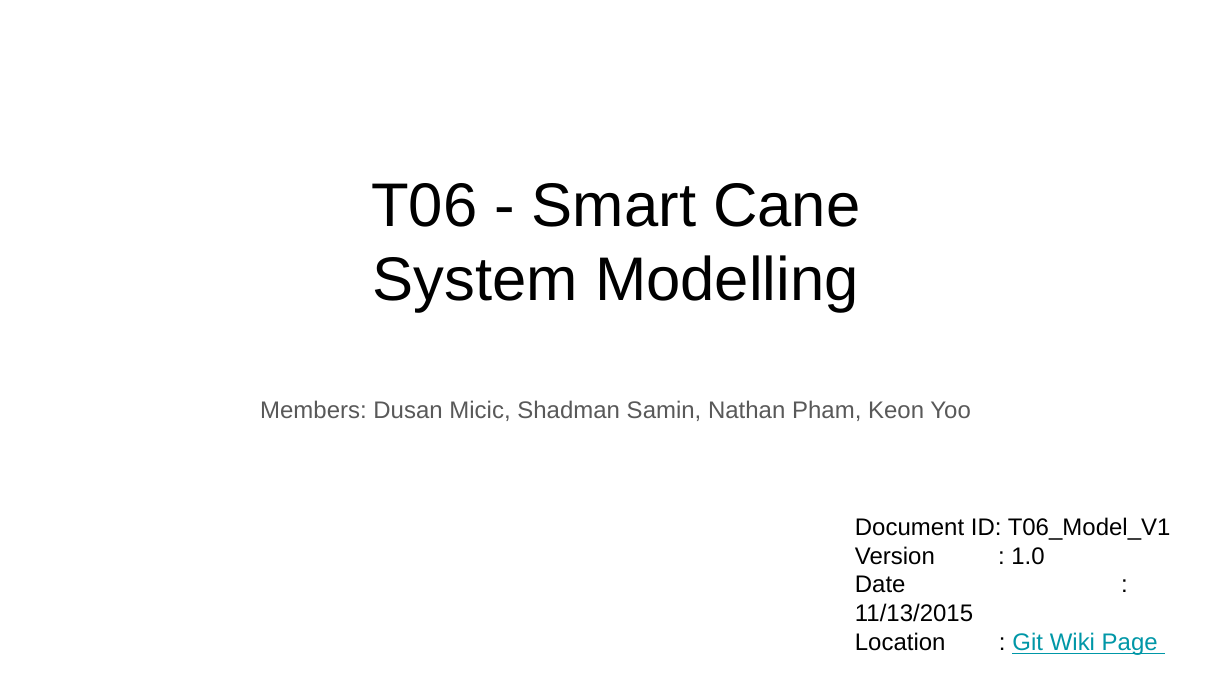
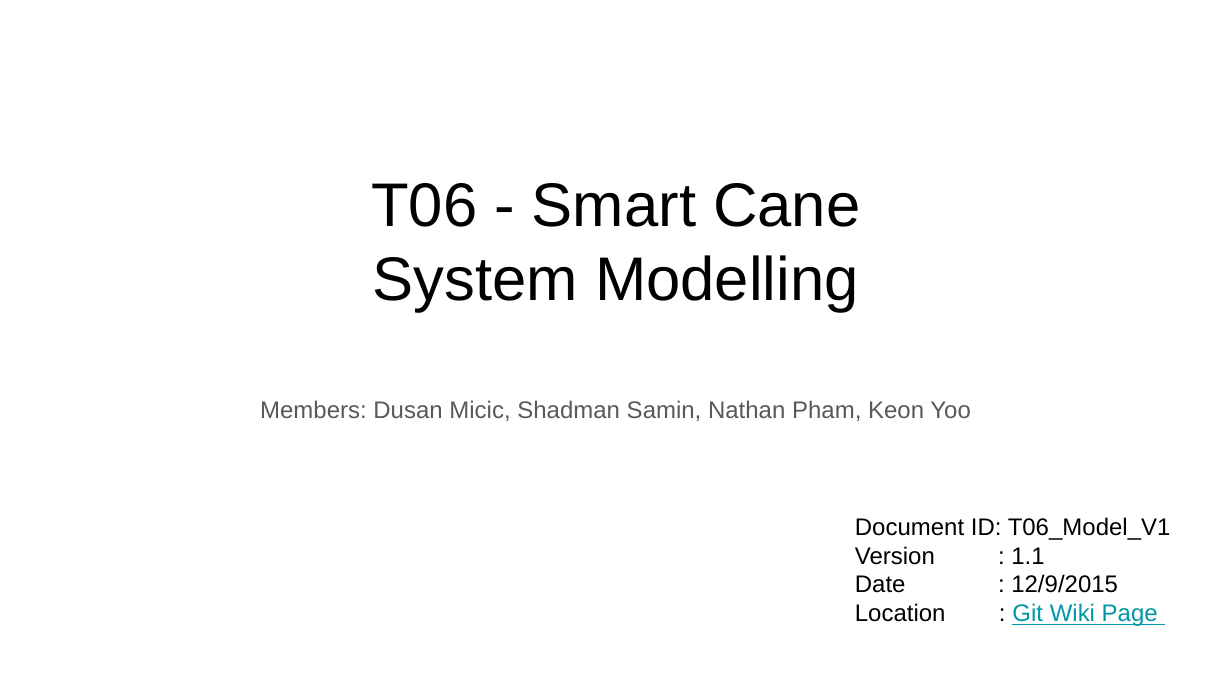
Before and after one commit to keonkiyoo/groupxx.github.io, a slide deck: slide 1 of System Design and Modelling/T06_SystemModelling.pptx. Drawn at 1232x693 pixels with LibreOffice and Linux fonts; fonts in the diff are those of the drawing. Boxes give left, top, right and bottom in pixels: in the first picture for what was removed or moved away, otherwise in the second. Text is boxed around its words. In the diff, an @@ line names an element or a change of style, - is before the commit and + after.

```diff
--- a/System Design and Modelling/T06_SystemModelling.pptx
+++ b/System Design and Modelling/T06_SystemModelling.pptx
@@ text at <box>855,517,1171,593</box>: text changed @@
-Document ID: T06_Model_V1
-Version : 1.0
-Date : 11/13/2015
+Document ID: T06_Model_V1
+Version : 1.1
+Date : 12/9/2015
```
Also in this commit, not shown: 9 other slides changed, 1 other file.
